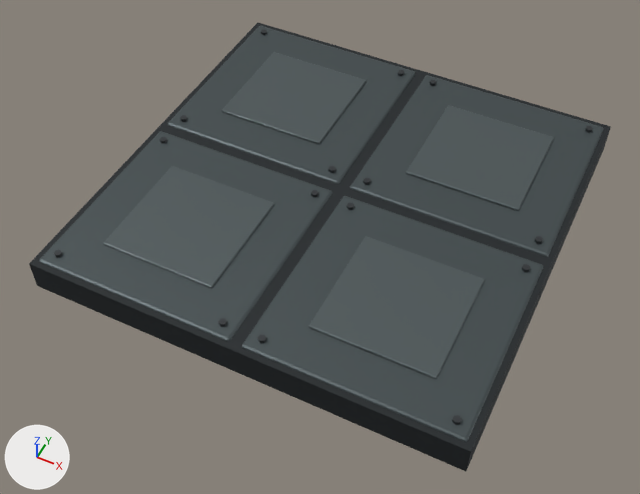
The glTF model assets/models/kit/floor_plate.glb: old version first, new version second.
Camera for both pictures: a camera (50 mm lens) standing at (2.44, -5.32, 5.76) and looking at (-0.03, -0.38, -0.42). Arrows for +X, +Y and +Z are at lower left; the lights stay in place. The first picture is the older version. Vertices at exactly the same position are counted once.

Objects in the first picture: 'floor_plate'.
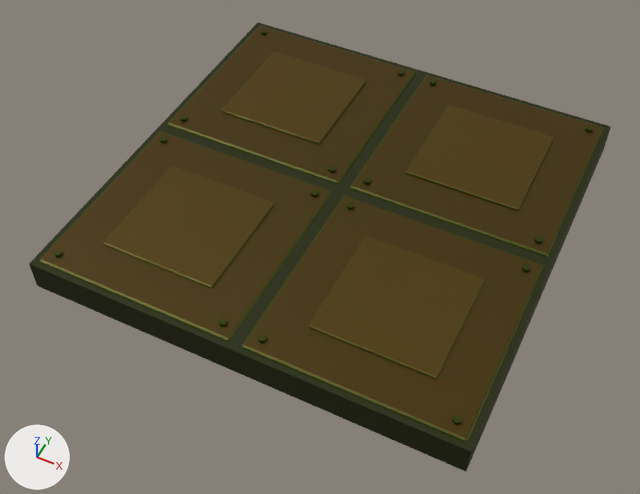
Location of each change, (x1, y1, x2, y2) in pixels of the pictures (640 x 494 px; the box of a moved part takes in the faces that stretch with it):
'floor_plate', recoloured (darker)
    both: (29, 23, 611, 471)
part 1 of me_floor_plate, moved or reshaped
    both: (242, 197, 541, 442)
part 2 of me_floor_plate, moved or reshaped
    both: (350, 76, 602, 256)

Edits to the bpy script that builds the scene:
```text
Change mat_floorseam:
    where n0 = _N.new('ShaderNodeBsdfPrincipled'); n0.name = 'Principled BSDF'
    remove n0.inputs[0].default_value = (0.02, 0.025, 0.028, 1.0)  # 'Base Color', black #272c2f
    add n2 = _N.new('ShaderNodeMix'); n2.name = 'Mix'
    add n2.data_type = 'RGBA'
    add n2.blend_type = 'MULTIPLY'
    add n2.inputs[0].default_value = 1.0  # 'Factor'
    add n2.inputs[7].default_value = (0.02, 0.025, 0.028, 1.0)  # 'B', black #272c2f
    add n3 = _N.new('ShaderNodeVertexColor'); n3.name = 'Color Attribute'
    add _L.new(n2.outputs[2], n0.inputs[0])  # 'Result' to 'Base Color'
    add _L.new(n3.outputs[0], n2.inputs[6])  # 'Color' to 'A'
Change mat_floorplate:
    where n0 = _N.new('ShaderNodeBsdfPrincipled'); n0.name = 'Principled BSDF'
    remove n0.inputs[0].default_value = (0.075, 0.095, 0.1, 1.0)  # 'Base Color', dark grey #4d5759
    add n2 = _N.new('ShaderNodeMix'); n2.name = 'Mix'
    add n2.data_type = 'RGBA'
    add n2.blend_type = 'MULTIPLY'
    add n2.inputs[0].default_value = 1.0  # 'Factor'
    add n2.inputs[7].default_value = (0.075, 0.095, 0.1, 1.0)  # 'B', dark grey #4d5759
    add n3 = _N.new('ShaderNodeVertexColor'); n3.name = 'Color Attribute'
    add _L.new(n2.outputs[2], n0.inputs[0])  # 'Result' to 'Base Color'
    add _L.new(n3.outputs[0], n2.inputs[6])  # 'Color' to 'A'
Change mat_floorinset:
    where n0 = _N.new('ShaderNodeBsdfPrincipled'); n0.name = 'Principled BSDF'
    remove n0.inputs[0].default_value = (0.1, 0.125, 0.13, 1.0)  # 'Base Color', dark grey #596365
    add n2 = _N.new('ShaderNodeMix'); n2.name = 'Mix'
    add n2.data_type = 'RGBA'
    add n2.blend_type = 'MULTIPLY'
    add n2.inputs[0].default_value = 1.0  # 'Factor'
    add n2.inputs[7].default_value = (0.1, 0.125, 0.13, 1.0)  # 'B', dark grey #596365
    add n3 = _N.new('ShaderNodeVertexColor'); n3.name = 'Color Attribute'
    add _L.new(n2.outputs[2], n0.inputs[0])  # 'Result' to 'Base Color'
    add _L.new(n3.outputs[0], n2.inputs[6])  # 'Color' to 'A'
Change mat_metaldark:
    where n0 = _N.new('ShaderNodeBsdfPrincipled'); n0.name = 'Principled BSDF'
    remove n0.inputs[0].default_value = (0.055, 0.06, 0.065, 1.0)  # 'Base Color', dark grey #424548
    add n2 = _N.new('ShaderNodeMix'); n2.name = 'Mix'
    add n2.data_type = 'RGBA'
    add n2.blend_type = 'MULTIPLY'
    add n2.inputs[0].default_value = 1.0  # 'Factor'
    add n2.inputs[7].default_value = (0.055, 0.06, 0.065, 1.0)  # 'B', dark grey #424548
    add n3 = _N.new('ShaderNodeVertexColor'); n3.name = 'Color Attribute'
    add _L.new(n2.outputs[2], n0.inputs[0])  # 'Result' to 'Base Color'
    add _L.new(n3.outputs[0], n2.inputs[6])  # 'Color' to 'A'
Change me_floor_plate:
    where me_floor_plate.from_pydata(...)  # 648 vertices, 1196 faces; spans x -2.0..2.0, y -2.0..2.0, z -0.3..0.05
    me_floor_plate part 1
    me_floor_plate.vertices[120].co: (0.08, -1.95, -0.01) -> (0.08, -1.92, -0.04)  # pixel (242, 349) -> not seen
    me_floor_plate.vertices[121].co: (0.08, -1.92, 0.02) -> (0.08, -1.95, -0.01)  # pixel (244, 344) -> pixel (243, 349)
    me_floor_plate.vertices[123].co: (0.08, -1.94, 0.01) -> (0.08, -1.94, -0.03)  # pixel (243, 347) -> not seen
    me_floor_plate.vertices[124].co: (0.06, -1.94, 0.01) -> (0.06, -1.94, -0.03)  # pixel (241, 346) -> not seen
    me_floor_plate.vertices[125].co: (0.06, -1.92, 0.01) -> (0.06, -1.94, -0.01)  # pixel (242, 344) -> pixel (241, 347)
    me_floor_plate.vertices[126].co: (0.06, -1.94, -0.01) -> (0.06, -1.92, -0.03)  # pixel (241, 347) -> not seen
    me_floor_plate.vertices[127].co: (0.08, -1.92, -0.04) -> (0.08, -1.95, -0.01)  # not seen -> pixel (242, 349)
    me_floor_plate.vertices[128].co: (0.08, -1.95, -0.01) -> (0.08, -1.92, 0.02)  # pixel (243, 349) -> pixel (244, 344)
    me_floor_plate.vertices[130].co: (0.08, -1.94, -0.03) -> (0.08, -1.94, 0.01)  # not seen -> pixel (243, 347)
    me_floor_plate.vertices[131].co: (0.06, -1.94, -0.03) -> (0.06, -1.94, 0.01)  # not seen -> pixel (241, 346)
    me_floor_plate.vertices[132].co: (0.06, -1.94, -0.01) -> (0.06, -1.92, 0.01)  # pixel (241, 347) -> pixel (242, 344)
    me_floor_plate.vertices[133].co: (0.06, -1.92, -0.03) -> (0.06, -1.94, -0.01)  # not seen -> pixel (241, 347)
    me_floor_plate part 2
    me_floor_plate.vertices[176].co: (0.08, 0.08, -0.04) -> (0.08, 0.05, -0.01)  # not seen -> pixel (351, 189)
    me_floor_plate.vertices[177].co: (0.08, 0.05, -0.01) -> (0.08, 0.08, 0.02)  # pixel (351, 190) -> pixel (352, 186)
    me_floor_plate.vertices[179].co: (0.08, 0.06, -0.03) -> (0.08, 0.06, 0.01)  # not seen -> pixel (351, 187)
    me_floor_plate.vertices[180].co: (0.06, 0.06, -0.03) -> (0.06, 0.06, 0.01)  # not seen -> pixel (350, 187)
    me_floor_plate.vertices[181].co: (0.06, 0.06, -0.01) -> (0.06, 0.08, 0.01)  # pixel (349, 189) -> pixel (350, 185)
    me_floor_plate.vertices[182].co: (0.06, 0.08, -0.03) -> (0.06, 0.06, -0.01)  # not seen -> pixel (349, 188)
    me_floor_plate.vertices[183].co: (0.08, 0.05, -0.01) -> (0.08, 0.08, -0.04)  # pixel (351, 189) -> not seen
    me_floor_plate.vertices[184].co: (0.08, 0.08, 0.02) -> (0.08, 0.05, -0.01)  # pixel (352, 186) -> pixel (351, 190)
    me_floor_plate.vertices[186].co: (0.08, 0.06, 0.01) -> (0.08, 0.06, -0.03)  # pixel (351, 187) -> not seen
    me_floor_plate.vertices[187].co: (0.06, 0.06, 0.01) -> (0.06, 0.06, -0.03)  # pixel (350, 187) -> not seen
    me_floor_plate.vertices[188].co: (0.06, 0.08, 0.01) -> (0.06, 0.06, -0.01)  # pixel (350, 185) -> pixel (349, 189)
    me_floor_plate.vertices[189].co: (0.06, 0.06, -0.01) -> (0.06, 0.08, -0.03)  # pixel (349, 188) -> not seen
```
